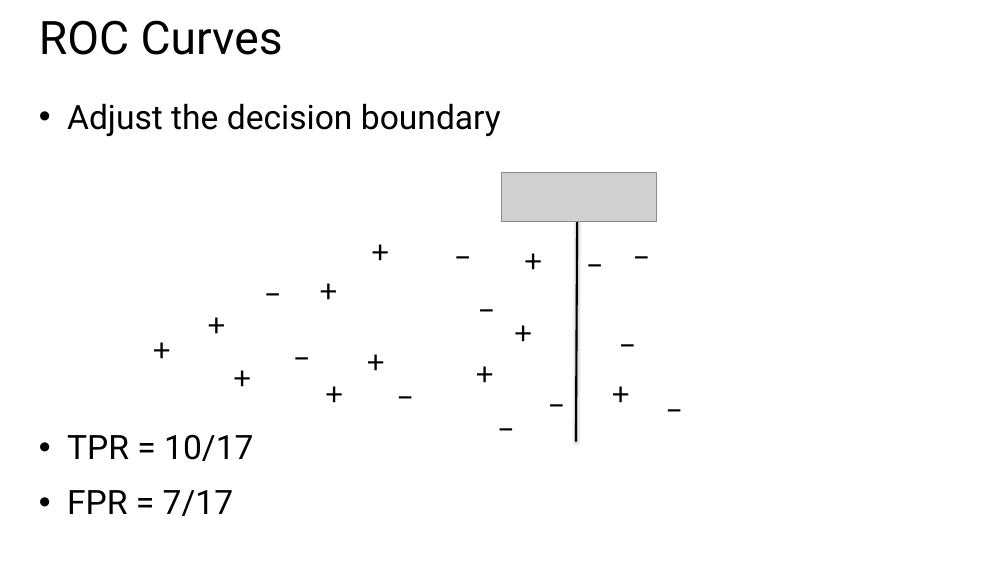
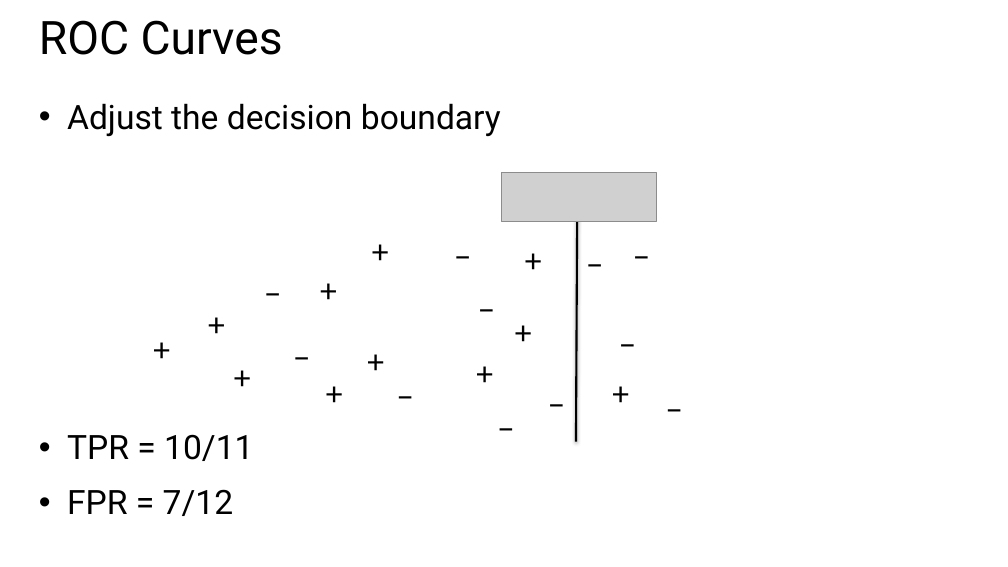
Before and after one commit to vijayraavi/Principles-Of-Machine-Learning, a slide deck: slide 113 of Slides/Module 1 - Classification.pptx. Drawn at 1008x567 pixels with LibreOffice and Linux fonts; fonts in the diff are those of the drawing; grey boxes stand for pictures. Boxes give left, top, right and bottom in pixels: in the first picture for what was removed or moved away, otherwise in the second. Text is boxed around its words. In the diff, an @@ line names an element or a change of style, - is before the commit and + after.

Commit message:
Updated ROC Curve

```diff
--- a/Slides/Module 1 - Classification.pptx
+++ b/Slides/Module 1 - Classification.pptx
@@ text at (67,434,253,516): text changed @@
-• TPR = 10/17
-• FPR = 7/17
+• TPR = 10/11
+• FPR = 7/12
```
Also in this commit, not shown: 3 other slides changed.
